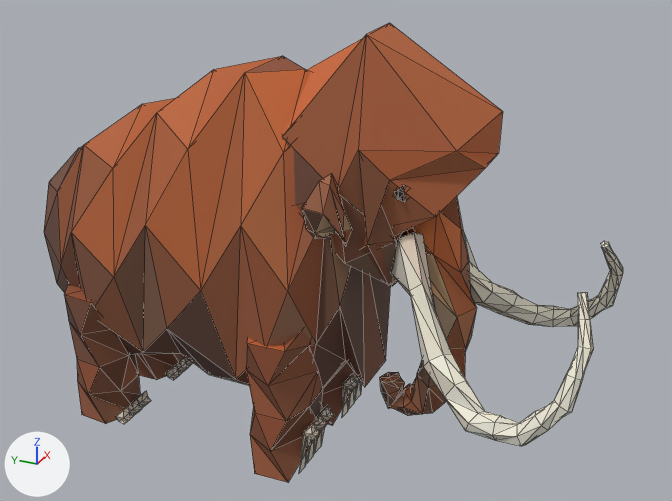
The glTF model assets/models/woolly_mammoth_6view.glb: old version first, new version second.
Both versions are drawn from a 50 mm camera at (-6.83, -4.25, 5.42) aimed at (0.13, -1.12, 1.95). The axes (+X, +Y, +Z) are drawn at lower left. The lights are the same throughout. The older version comes first. Mesh edges are drawn as thin lines. Vertices at exactly the same position are counted once.

Names of what the first picture shows: 'woolly_mammoth_walkabout_6view'.
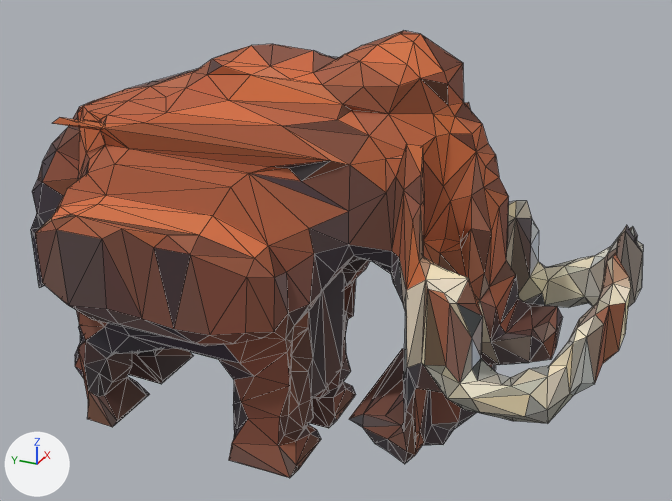
Where the change shows, as pixel boxes [x1, y1, x2, y2] in the pictures (672 x 501 px):
```json
{"object": "woolly_mammoth_walkabout_6view", "change": "reshaped", "before": [44, 23, 623, 482], "after": [31, 31, 643, 478]}
{"part": 1, "of": "me_woolly_mammoth_mesh", "change": "rebuilt", "before": [44, 56, 391, 388], "after": [31, 31, 643, 478], "on screen": "76% wider, 35% taller"}
{"part": 2, "of": "me_woolly_mammoth_mesh", "change": "deleted", "before": [64, 23, 503, 482], "on screen": "brown"}
{"part": 3, "of": "me_woolly_mammoth_mesh", "change": "deleted", "before": [391, 231, 623, 446]}
```

Edits to the scene script, one JSON object a line:
```json
{"block": "me_woolly_mammoth_mesh", "where": "# used by ob_woolly_mammoth_walkabout_6view; location = (0.0, 0.0, 0.0)"}
{"op": "remove", "block": "me_woolly_mammoth_mesh", "code": "me_woolly_mammoth_mesh.from_pydata(...)  # 800 vertices, 1496 faces; spans x -1.08..1.08, y -3.54..1.94, z -0.01..3.98"}
{"op": "add", "block": "me_woolly_mammoth_mesh", "code": "me_woolly_mammoth_mesh.from_pydata(...)  # 1075 vertices, 2200 faces; spans x -1.19..1.18, y -3.72..2.16, z -0.01..3.97"}
{"block": "me_woolly_mammoth_mesh", "change": "me_woolly_mammoth_mesh part 1: the loose piece of 74 vertices spanning x -0.84..0.84, y -1.57..1.83, z 0.37..3.6 is rebuilt with 1075 vertices and now spans x -1.19..1.18, y -3.72..2.16, z -0.01..3.97"}
{"block": "me_woolly_mammoth_mesh", "change": "me_woolly_mammoth_mesh part 2: 23 loose pieces with 566 vertices, spanning x -0.97..0.97, y -2.56..1.94, z -0.01..3.98, are deleted"}
{"block": "me_woolly_mammoth_mesh", "change": "me_woolly_mammoth_mesh part 3"}
{"block": "me_woolly_mammoth_mesh", "change": "160 vertices are removed from x -1.08..1.08, y -3.54..-1.83, z 1.16..2.47"}
{"block": "me_woolly_mammoth_mesh", "change": "312 faces are deleted"}
```
